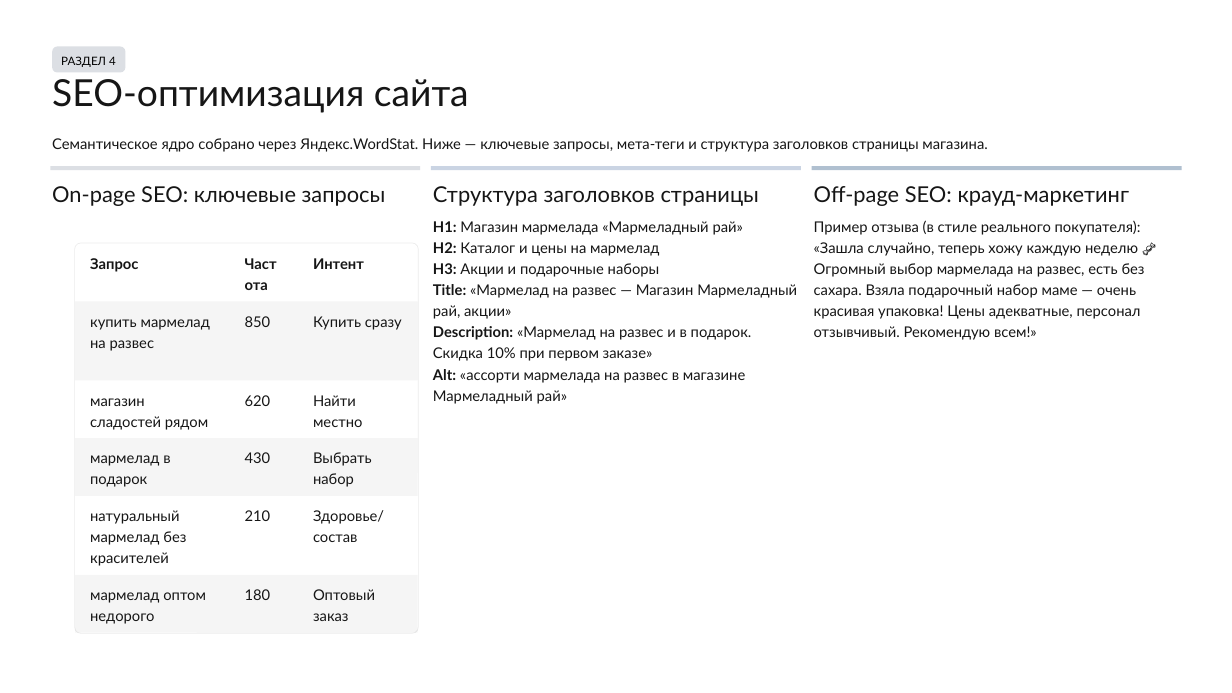
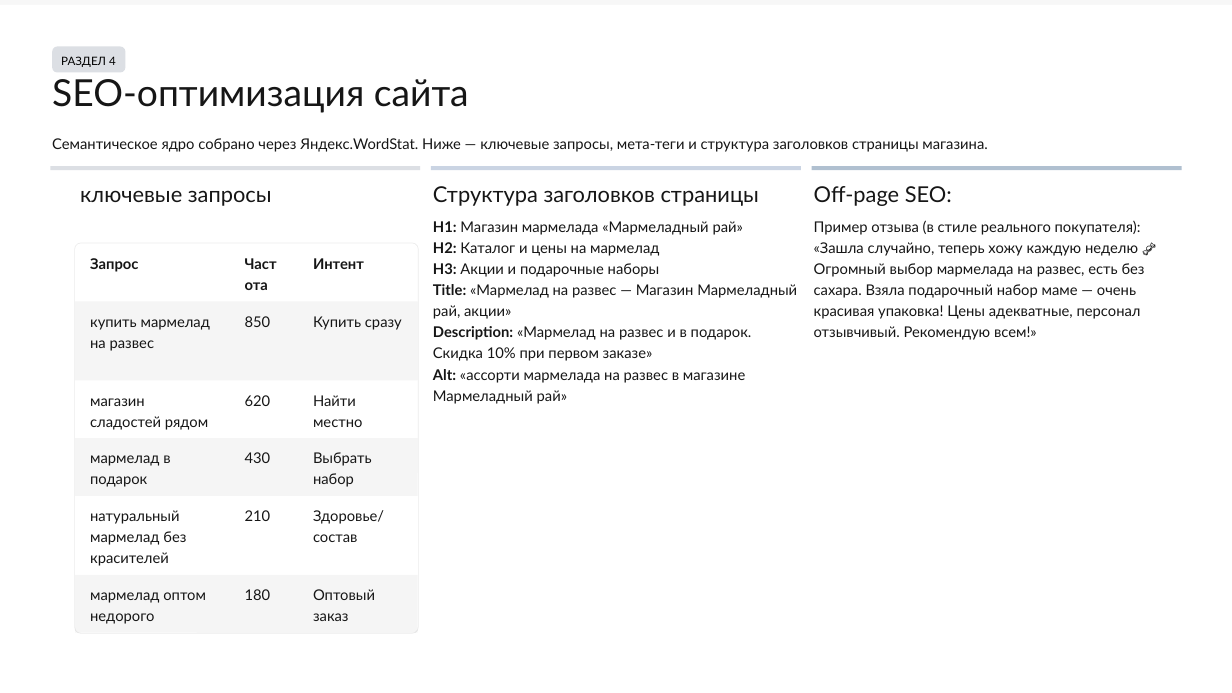
Before and after one commit to yattttto/Home-Work, a slide deck: slide 7 of GOTOVO2.pptx. Drawn at 1232x693 pixels with LibreOffice and Linux fonts; fonts in the diff are those of the drawing; background and template pictures are left out. Boxes give left, top, right and bottom in pixels: in the first picture for what was removed or moved away, otherwise in the second. Text is boxed around its words. In the diff, an @@ line names an element or a change of style, - is before the commit and + after.

```diff
--- a/GOTOVO2.pptx
+++ b/GOTOVO2.pptx
@@ rectangle: place and size @@
-rectangle at (0, 0, 1232, 693)
+rectangle at (0, 5, 1232, 693)
@@ text at (80, 190, 272, 206): text changed @@
-On-page SEO: ключевые запросы
+ключевые запросы
@@ text at (814, 186, 952, 206): text changed @@
-Off-page SEO: крауд-маркетинг
+Off-page SEO:
```
Also in this commit, not shown: 2 other slides changed.
